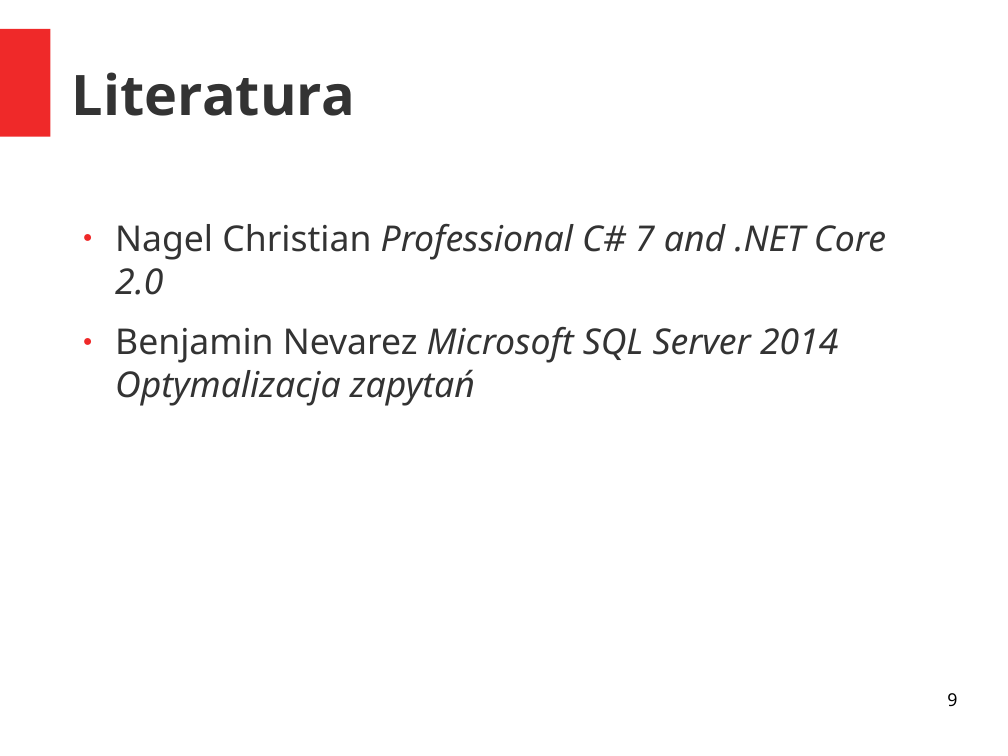
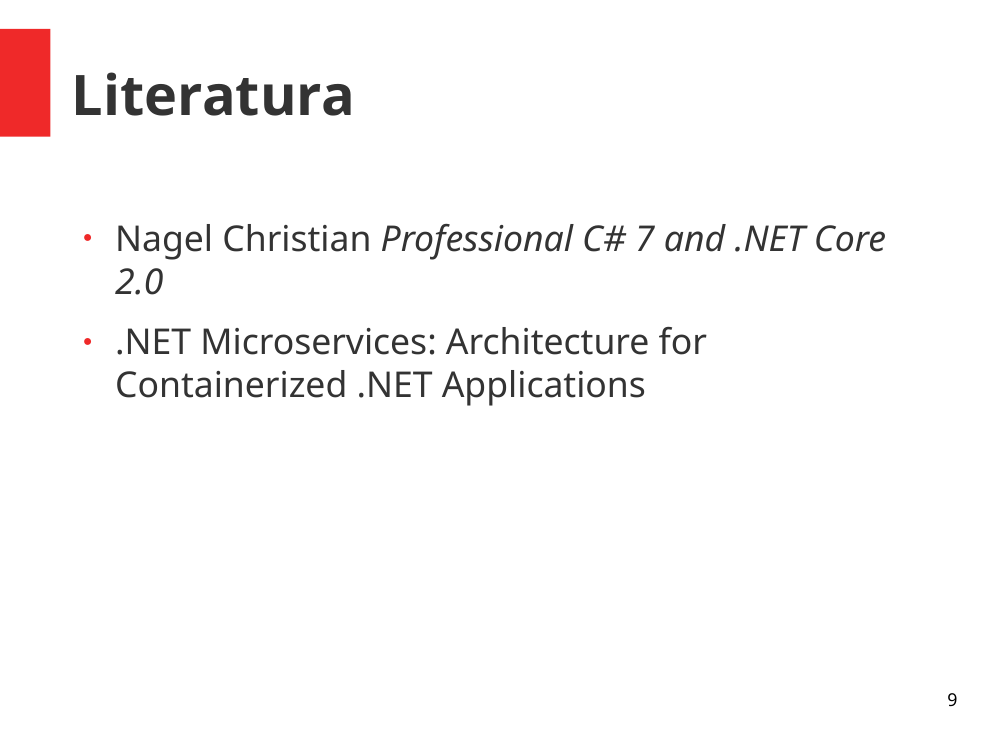
Before and after one commit to AGranosik/IWP, a slide deck: slide 9 of IWP.odp. Drawn at 1008x756 pixels with LibreOffice and Linux fonts; fonts in the diff are those of the drawing. Boxes give left, top, right and bottom in pixels: in the first picture for what was removed or moved away, otherwise in the second. Text is boxed around its words. In the diff, an @@ line names an element or a change of style, - is before the commit and + after.

```diff
--- a/IWP.odp
+++ b/IWP.odp
@@ text at [115,327,707,406]: text changed; italic off @@
-● Benjamin Nevarez Microsoft SQL Server 2014 Optymalizacja zapytań
+● .NET Microservices: Architecture for Containerized .NET Applications
```
Also in this commit, not shown: 6 other slides changed.
